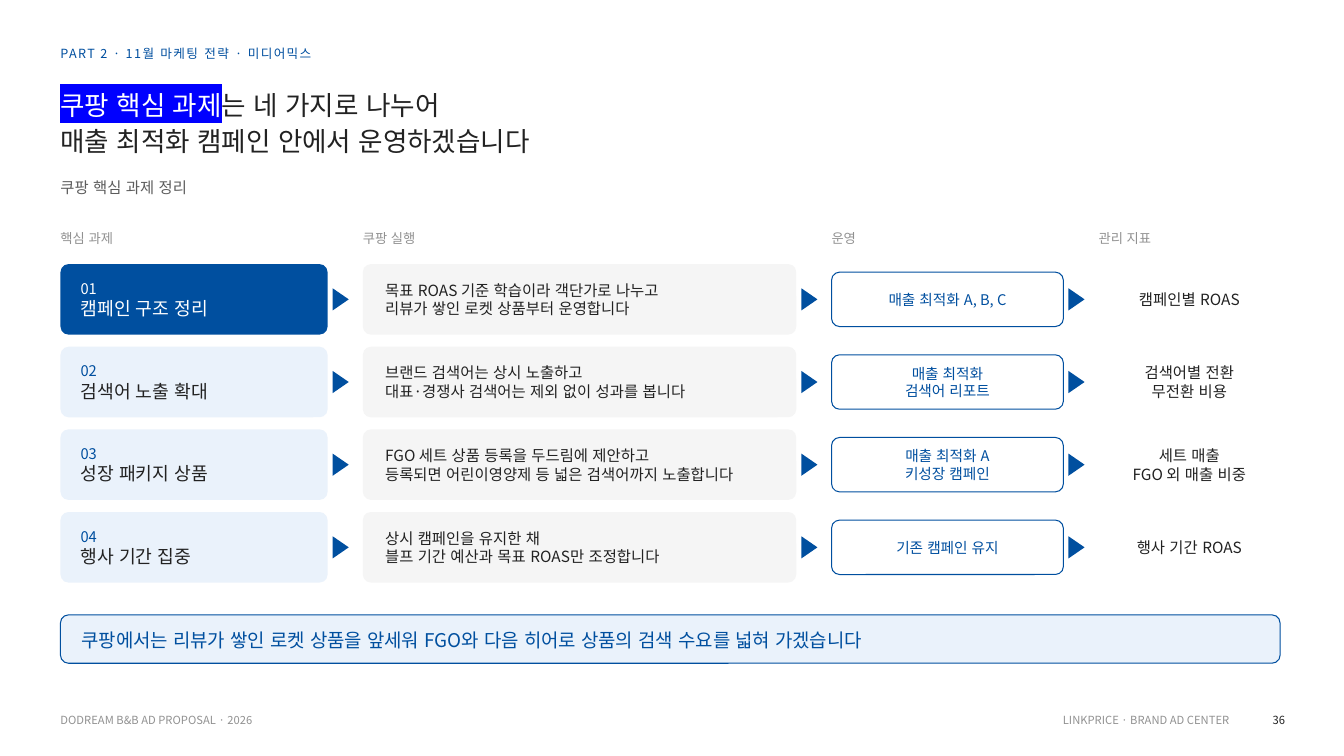
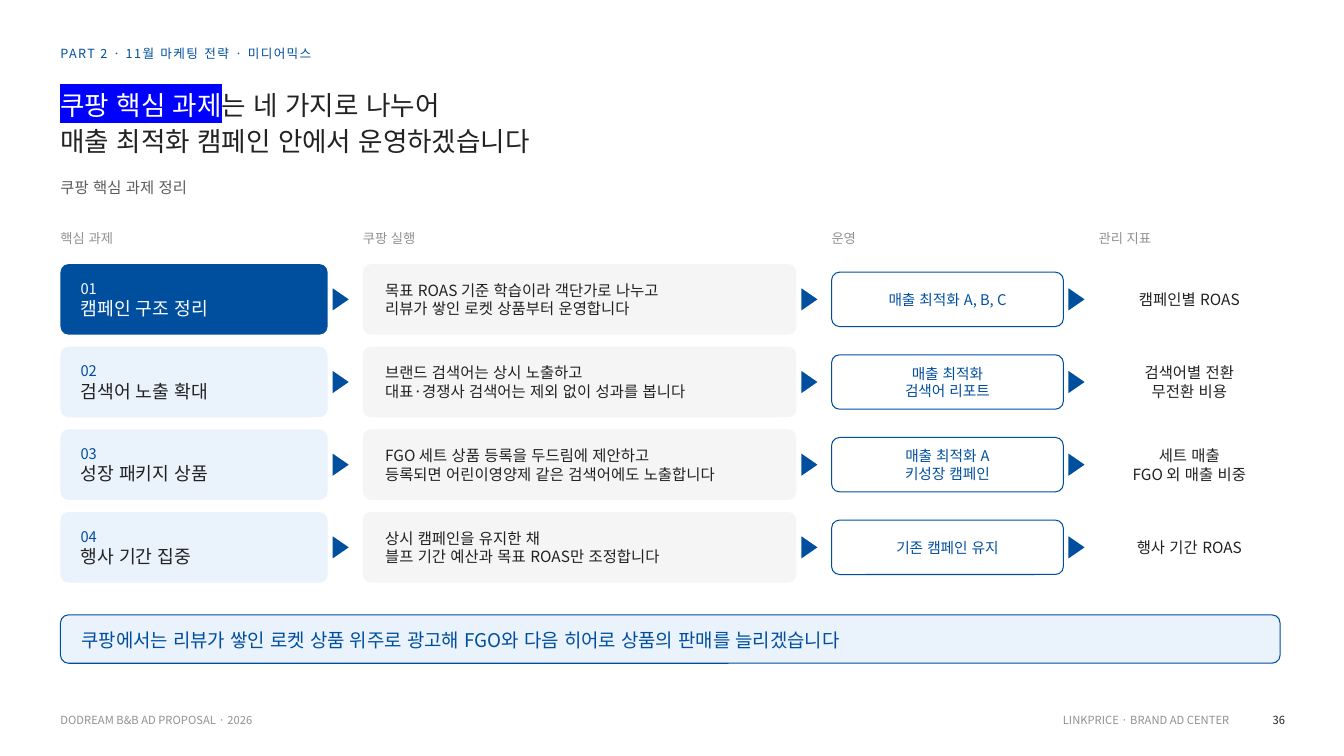
Before and after one commit to sonnet24/mypage, a slide deck: slide 4 of 쿠팡_오픈마켓_11월_261013_취합본.pptx. Drawn at 1344x756 pixels with LibreOffice and Linux fonts; fonts in the diff are those of the drawing. Boxes give left, top, right and bottom in pixels: in the first picture for what was removed or moved away, otherwise in the second. Text is boxed around its words. In the diff, an @@ line names an element or a change of style, - is before the commit and + after.

```diff
--- a/쿠팡_오픈마켓_11월_261013_취합본.pptx
+++ b/쿠팡_오픈마켓_11월_261013_취합본.pptx
@@ text at (x1=385, y1=467, x2=715, y2=482): text changed @@
-등록되면 어린이영양제 등 넓은 검색어까지 노출합니다
+등록되면 어린이영양제 같은 검색어에도 노출합니다
@@ text at (x1=82, y1=631, x2=840, y2=649): text changed @@
-쿠팡에서는 리뷰가 쌓인 로켓 상품을 앞세워 FGO와 다음 히어로 상품의 검색 수요를 넓혀 가겠습니다
+쿠팡에서는 리뷰가 쌓인 로켓 상품 위주로 광고해 FGO와 다음 히어로 상품의 판매를 늘리겠습니다
```
Also in this commit, not shown: 3 other slides changed.
